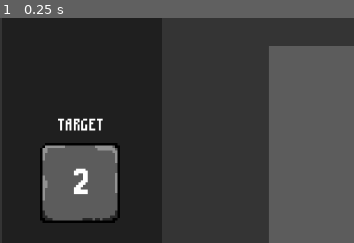
Above: before the commit, frame 1.
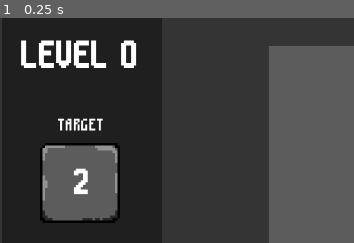
Above: after the commit, the same moment.

Repository: hd2802/stack-demon
Game: Godot game, scene res://_Scenes/level.tscn
Same seed, same stepped clock (60 frames per second), same inputs: the game is played once before the commit and once after it.
Inputs:
- Up to frame 1 (0.25 s): no input
The pictures show only the part of the screen within x 0-50%, y 0-50%; the shares and areas given below are measured in that part.

The runs differ from the first frame. In frame 1, 1.9% of the frame differs, in the area x 5-39%, y 9-23%.

Commit message:
feat: add level title

Diff:
--- a/CustomResources/level_data.gd
+++ b/CustomResources/level_data.gd
@@ -1,6 +1,7 @@
 extends Resource
 class_name LevelDataResource
 
+@export var level_number : int = 0
 @export var hand : Array[String] = []
 @export var start_stack : Array[String] = []
 @export var target_state : Array[String] = []
--- a/Levels/level_one.tres
+++ b/Levels/zero.tres
@@ -4,6 +4,7 @@
 
 [resource]
 script = ExtResource("1_kxahu")
+level_number = 0
 hand = Array[String](["two"])
 start_stack = Array[String]([])
 target_state = Array[String](["2"])
--- /dev/null
+++ b/Themes/level_title.tres
@@ -0,0 +1,7 @@
+[gd_resource type="Theme" load_steps=2 format=3 uid="uid://dltx8n0ryx35r"]
+
+[ext_resource type="FontFile" uid="uid://ddaxbmish44ev" path="res://Assets/Fonts/m6x11.ttf" id="1_8o50r"]
+
+[resource]
+default_font = ExtResource("1_8o50r")
+default_font_size = 64
--- a/_Scenes/level.tscn
+++ b/_Scenes/level.tscn
@@ -1,6 +1,7 @@
-[gd_scene load_steps=10 format=3 uid="uid://dipmb0ce8ps10"]
+[gd_scene load_steps=11 format=3 uid="uid://dipmb0ce8ps10"]
 
 [ext_resource type="Script" path="res://_Scripts/Level/level.gd" id="1_nxa5s"]
+[ext_resource type="Theme" uid="uid://dltx8n0ryx35r" path="res://Themes/level_title.tres" id="2_53fie"]
 [ext_resource type="Script" path="res://_Scripts/Hand/hand.gd" id="2_f4ts2"]
 [ext_resource type="Texture2D" uid="uid://cvyyq7gn65onv" path="res://Sprites/upload_button.png" id="4_q03lm"]
 [ext_resource type="Theme" uid="uid://de0d88t3bbp3w" path="res://Themes/stack.tres" id="5_bsc3n"]
@@ -39,6 +40,14 @@
 offset_right = 686.0
 offset_bottom = 470.0
 color = Color(0.360784, 0.360784, 0.360784, 1)
+
+[node name="LevelTitleLabel" type="Label" parent="."]
+offset_top = 32.0
+offset_right = 256.0
+offset_bottom = 96.0
+theme = ExtResource("2_53fie")
+horizontal_alignment = 1
+vertical_alignment = 1
 
 [node name="Hand" type="HBoxContainer" parent="."]
 offset_left = 360.0
--- a/_Scripts/Level/level.gd
+++ b/_Scripts/Level/level.gd
@@ -3,13 +3,18 @@
 
 var level_data : LevelDataResource
 
+var title_node : Label
 var stack_node : Stack
 var hand_node : Hand
 var target_node : Target
 
 func _ready() -> void:
 	# Placeholder for testing and debugging
-	level_data = load("res://Levels/level_one.tres")
+	level_data = load("res://Levels/zero.tres")
+
+	# Title initialisation
+	title_node = self.get_node("LevelTitleLabel")
+	title_node.text = "LEVEL " + str(level_data.level_number)
 
 	# Stack initialisation
 	stack_node = self.get_node("Stack")
